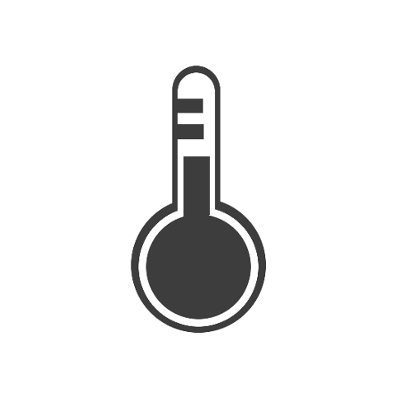
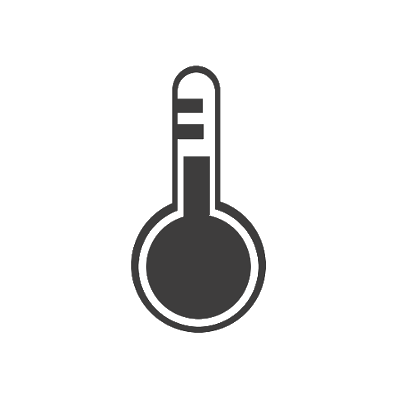
Layered file, before and after one edit (w=400, h=400). Changes by layer:
painted on "Hintergrund" over box(130, 65, 266, 333)
